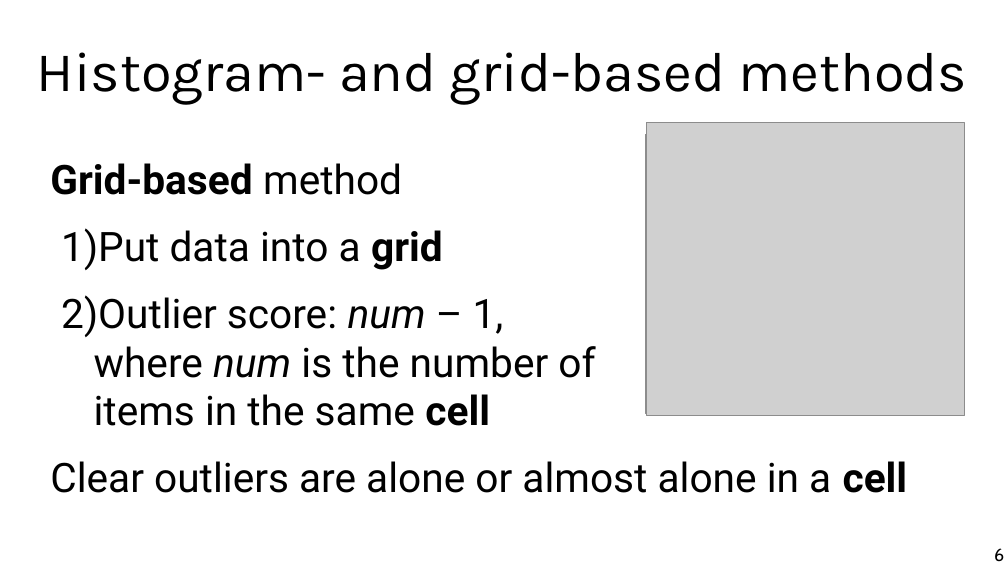
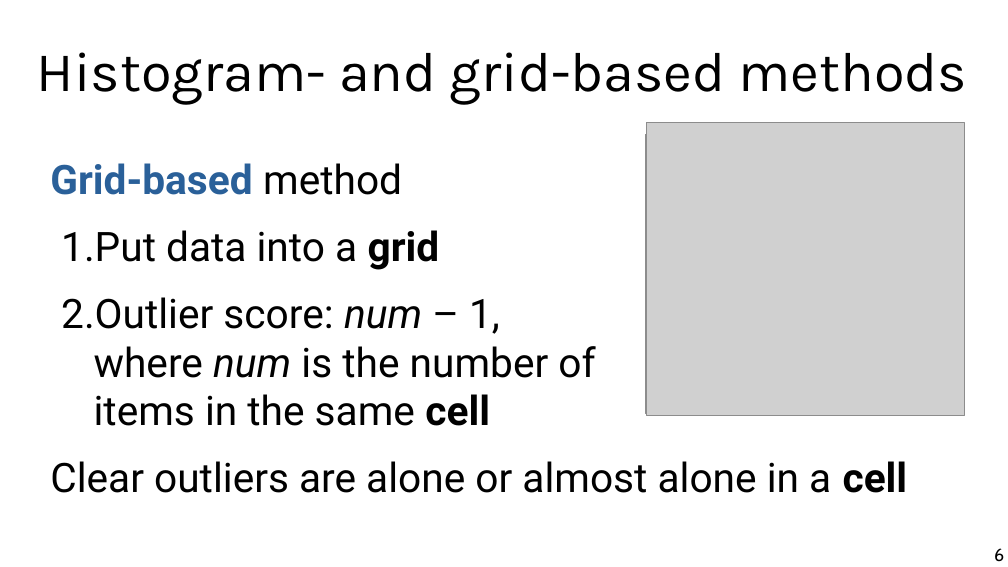
Before and after one commit to chatox/data-mining-course, a slide deck: slide 6 of theory/odp/tt21_outliers_isolation.odp. Drawn at 1008x567 pixels with LibreOffice and Linux fonts; fonts in the diff are those of the drawing; grey boxes stand for pictures. Boxes give left, top, right and bottom in pixels: in the first picture for what was removed or moved away, otherwise in the second. Text is boxed around its words. In the diff, an @@ line names an element or a change of style, - is before the commit and + after.

Commit message:
Outliers ready

```diff
--- a/theory/odp/tt21_outliers_isolation.odp
+++ b/theory/odp/tt21_outliers_isolation.odp
@@ text at (50,163,595,426): text colour #000000 to #2A6099 in "Grid-based"; bullet 1) to 1. @@
```
Also in this commit, not shown: 16 other slides changed, 1 slide added, 1 slide removed, 7 other files.
